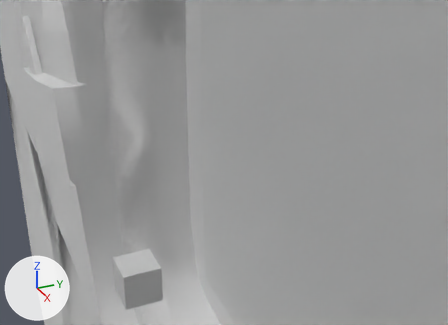
Before and after pictures for a commit that changed the Blender file MochilaVersões/Mochila Final.blend.
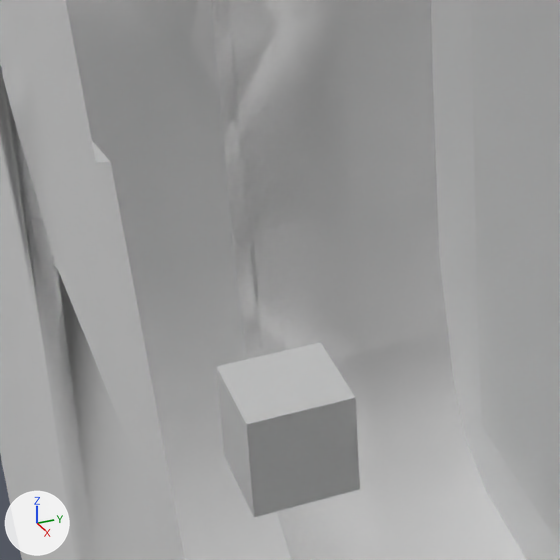
Each version is shown from a 50 mm lens placed at (2.412, -0.261, 3.799), pointed at (0.853, 0.441, 3.02), then close up on the part from 8% to 52% of the width and 40% to 100% of the height. Lighting does not change. The marker at lower left points along +X, +Y and +Z. Everything nearer to the camera than a plane just in front of the edit is cut away.
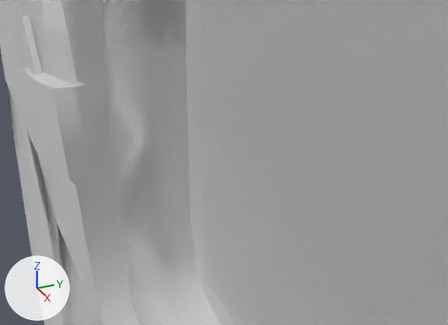
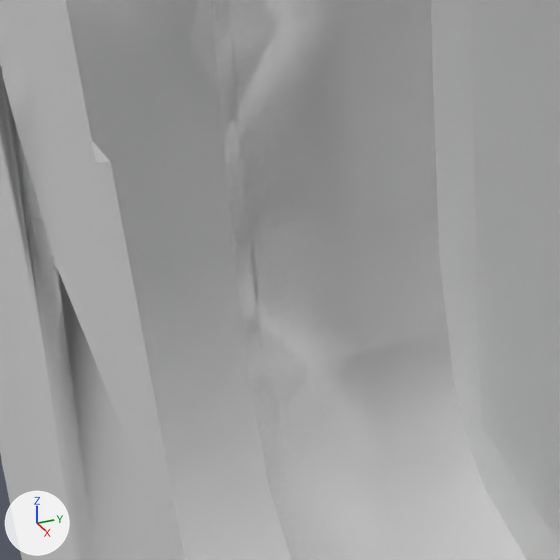
Diff of the bpy script that builds the scene:
```diff
--- a/MochilaVersões/Mochila Final.blend.py
+++ b/MochilaVersões/Mochila Final.blend.py
@@ ob_cube_002 @@
 ob_cube_002.scale = (0.0576, 0.0576, 0.0576)
+ob_cube_002.hide_viewport = True
```

Pixel boxes (x1, y1, x2, y2) of what changed, in the close-ups (560 x 560 px):
'Cube.002', hidden
    before: (216, 342, 360, 517)
